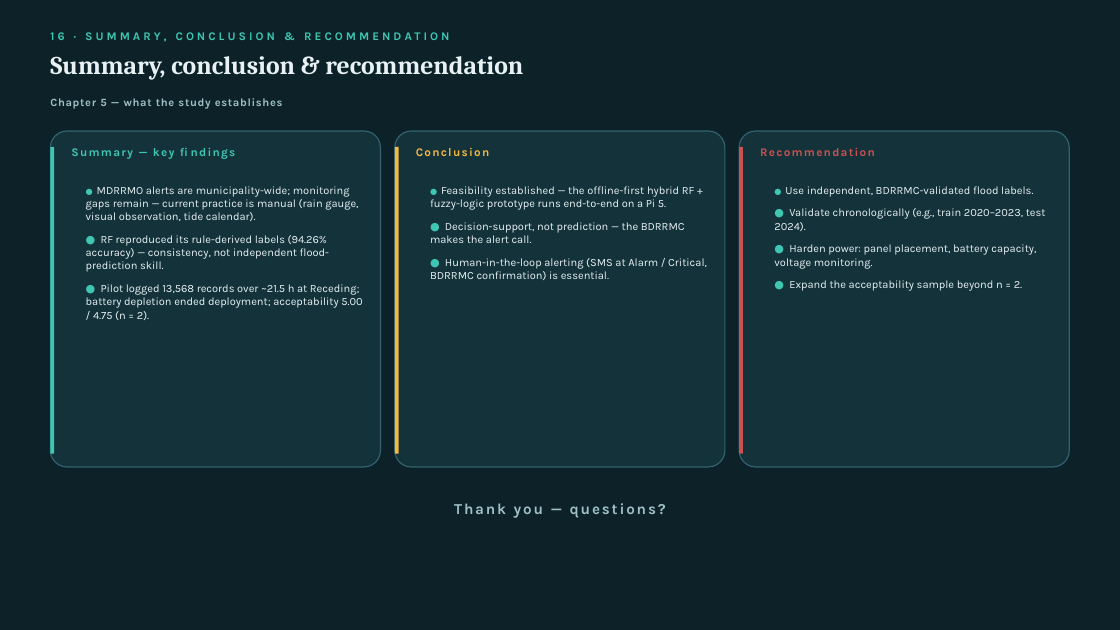
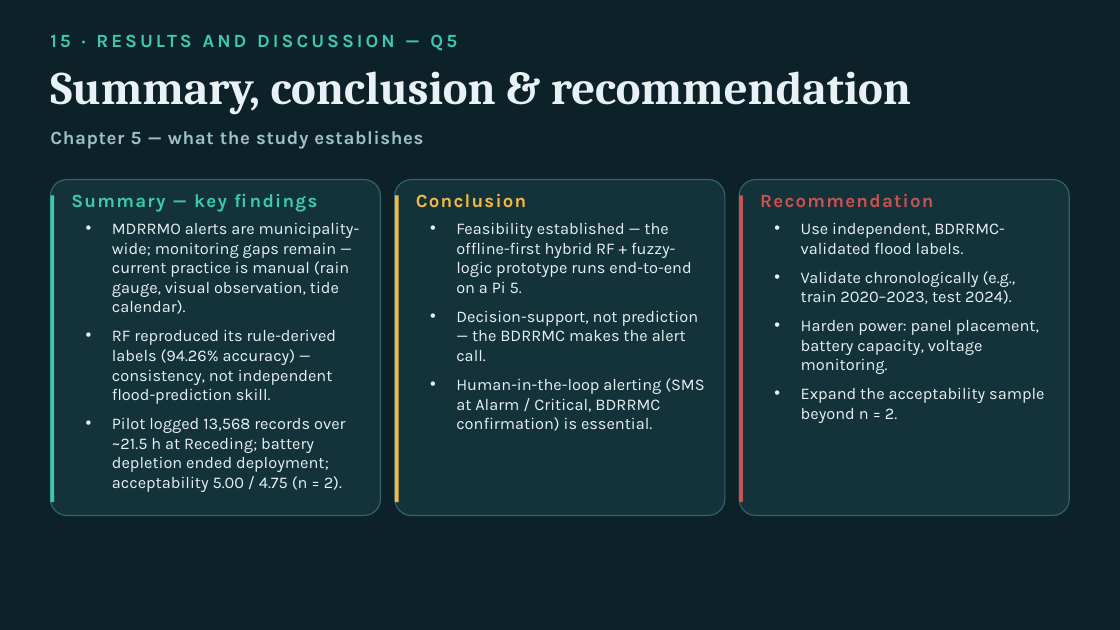
Before and after one commit to fr4pp3r/river-monitor, a slide deck: slide 20 of presentation/FLAIRE Presentation.pptx (slide 16 before the commit). Drawn at 1120x630 pixels with LibreOffice and Linux fonts; fonts in the diff are those of the drawing. Boxes give left, top, right and bottom in pixels: in the first picture for what was removed or moved away, otherwise in the second. Text is boxed around its words. In the diff, an @@ line names an element or a change of style, - is before the commit and + after.

Commit message:
Update FLAIRE presentation
Refresh the FLAIRE presentation PowerPoint with the latest content and layout changes.

```diff
--- a/presentation/FLAIRE Presentation.pptx
+++ b/presentation/FLAIRE Presentation.pptx
@@ text "Summary, conclusion & recommendation": place and size @@
-text "Summary, conclusion & recommendation" at [176,32,449,40]
+text "Summary, conclusion & recommendation" at [50,71,911,115]
@@ text "Summary, conclusion & recommendation" at [50,71,911,115]: size 22 to 40 pt @@
@@ text at [50,32,523,79]: text changed; size 10 to 16 pt @@
-16 · SUMMARY, CONCLUSION & RECOMMENDATION
+15 · RESULTS AND DISCUSSION — Q5
@@ text "Chapter 5 — what the ...": place and size @@
-text "Chapter 5 — what the ..." at [50,98,283,109]
+text "Chapter 5 — what the ..." at [50,131,423,149]
@@ text "Chapter 5 — what the ..." at [50,131,423,149]: size 9.5 to 16 pt @@
@@ 3 rounded rectangles, 3 rectangles: place and size @@
-3 rounded rectangles, 3 rectangles at [50,131,1070,467]
+3 rounded rectangles, 3 rectangles at [50,180,1070,516]
@@ 3 texts: place and size @@
-3 texts at [85,32,875,156]
+3 texts at [71,193,933,212]
@@ size 10 to 16 pt in 3 elements at [71,194,227,212], [416,193,527,208], [760,194,933,207] @@
@@ text at [112,223,360,492]: text changed; size 9.5 to 14 pt @@
-● MDRRMO alerts are municipality-wide; monitoring gaps remain — current practice is manual (rain gauge, visual observation, tide calendar).
-● RF reproduced its rule-derived labels (94.26% accuracy) — consistency, not independent flood-prediction skill.
-● Pilot logged 13,568 records over ~21.5 h at Receding; battery depletion ended deployment; acceptability 5.00 / 4.75 (n = 2).
+• MDRRMO alerts are municipality-wide; monitoring gaps remain — current practice is manual (rain gauge, visual observation, tide calendar).
+• RF reproduced its rule-derived labels (94.26% accuracy) — consistency, not independent flood-prediction skill.
+• Pilot logged 13,568 records over ~21.5 h at Receding; battery depletion ended deployment; acceptability 5.00 / 4.75 (n = 2).
@@ text at [456,223,704,431]: text changed; size 9.5 to 14 pt @@
-● Feasibility established — the offline-first hybrid RF + fuzzy-logic prototype runs end-to-end on a Pi 5.
-● Decision-support, not prediction — the BDRRMC makes the alert call.
-● Human-in-the-loop alerting (SMS at Alarm / Critical, BDRRMC confirmation) is essential.
+• Feasibility established — the offline-first hybrid RF + fuzzy-logic prototype runs end-to-end on a Pi 5.
+• Decision-support, not prediction — the BDRRMC makes the alert call.
+• Human-in-the-loop alerting (SMS at Alarm / Critical, BDRRMC confirmation) is essential.
@@ text at [801,223,1044,423]: text changed; size 9.5 to 14 pt @@
-● Use independent, BDRRMC-validated flood labels.
-● Validate chronologically (e.g., train 2020–2023, test 2024).
-● Harden power: panel placement, battery capacity, voltage monitoring.
-● Expand the acceptability sample beyond n = 2.
+• Use independent, BDRRMC-validated flood labels.
+• Validate chronologically (e.g., train 2020–2023, test 2024).
+• Harden power: panel placement, battery capacity, voltage monitoring.
+• Expand the acceptability sample beyond n = 2.
@@ text removed at [454,503,666,518] @@
-Thank you — questions?
```
Also in this commit, not shown: 15 other slides changed, 8 slides added.
